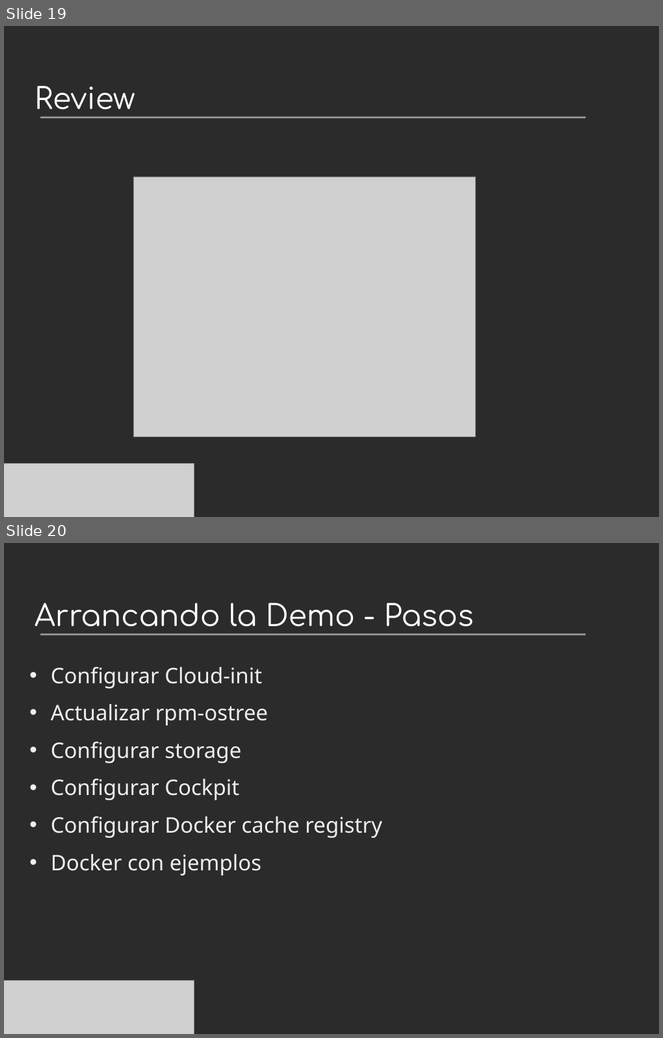
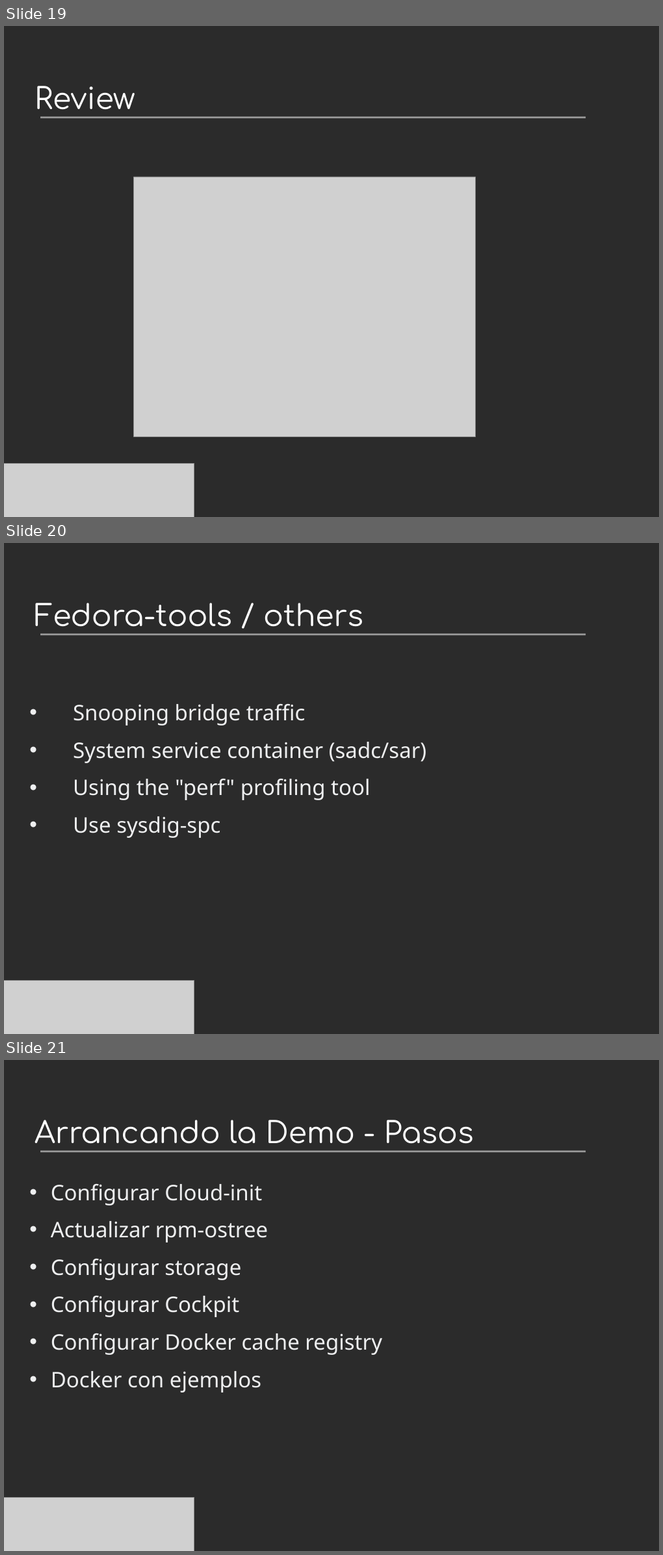
Before and after one commit to villadalmine/arg-fedora, a slide deck: Presentaciones/dataops2015/ProyectoAtomic.odp. Shown one above the other, each under a label of ours: slides 19 and 20 before the commit, slides 19, 20 and 21 after it. The pictures are 663x1038 and 663x1555 pixels, drawn with LibreOffice and Linux fonts; fonts in the diff are those of the drawing; grey boxes stand for pictures; background and template pictures are left out; a plain dark background stands for a picture behind light text. Boxes give left, top, right and bottom in pixels: in the first picture for what was removed or moved away, otherwise in the second. Text is boxed around its words. In the diff, an @@ line names an element or a change of style, - is before the commit and + after.

```diff
--- a/Presentaciones/dataops2015/ProyectoAtomic.odp
+++ b/Presentaciones/dataops2015/ProyectoAtomic.odp
@@ slide 20 added at (x1=4, y1=543, x2=659, y2=1034), background picture (left out); not listed: 1 template element that a slide beside it also shows @@
@@ title added at (x1=35, y1=603, x2=363, y2=627), 36 pt, text #FFFFFF @@
+Fedora-tools / others
@@ text added at (x1=73, y1=704, x2=427, y2=838), 26 pt, text #EEEFF0 @@
+• Snooping bridge traffic
+• System service container (sadc/sar)
+• Using the "perf" profiling tool
+• Use sysdig-spc
@@ picture added at (x1=4, y1=980, x2=194, y2=1034) @@
@@ what was slide 20 is now slide 21 @@
```
Also in this commit, not shown: 1 slide changed, 1 other slide added, 19 other files.
